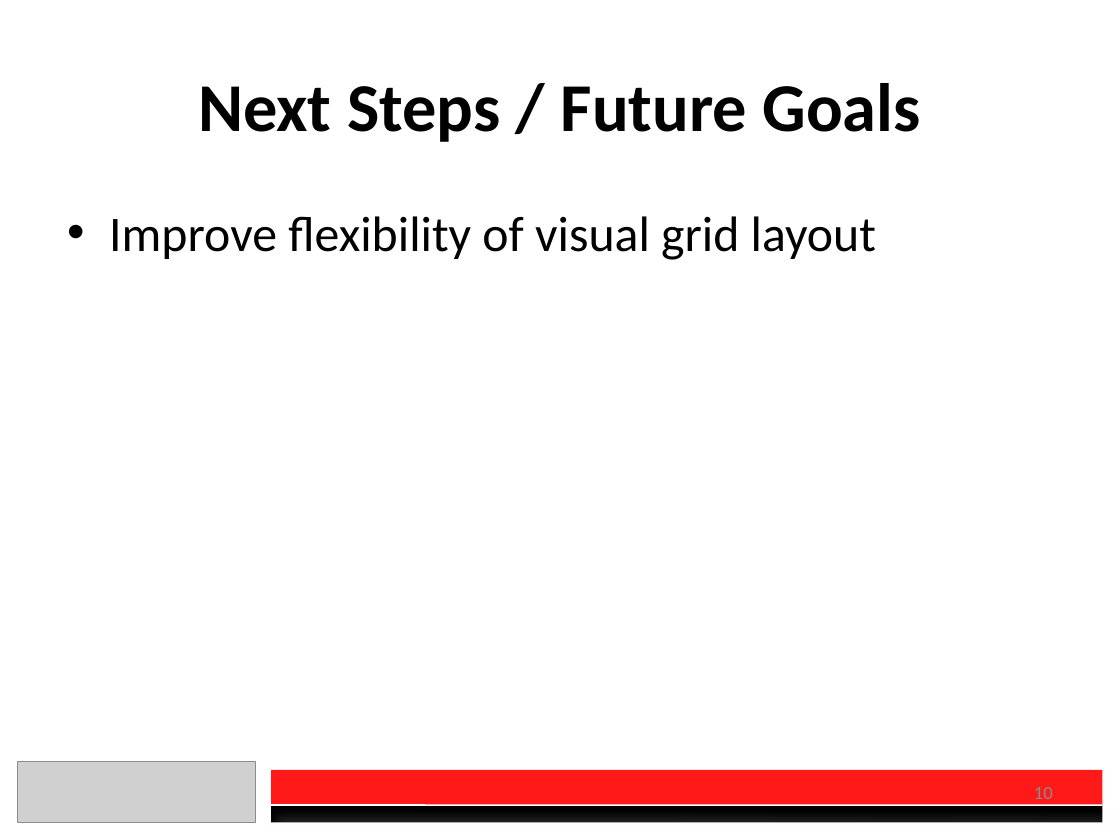
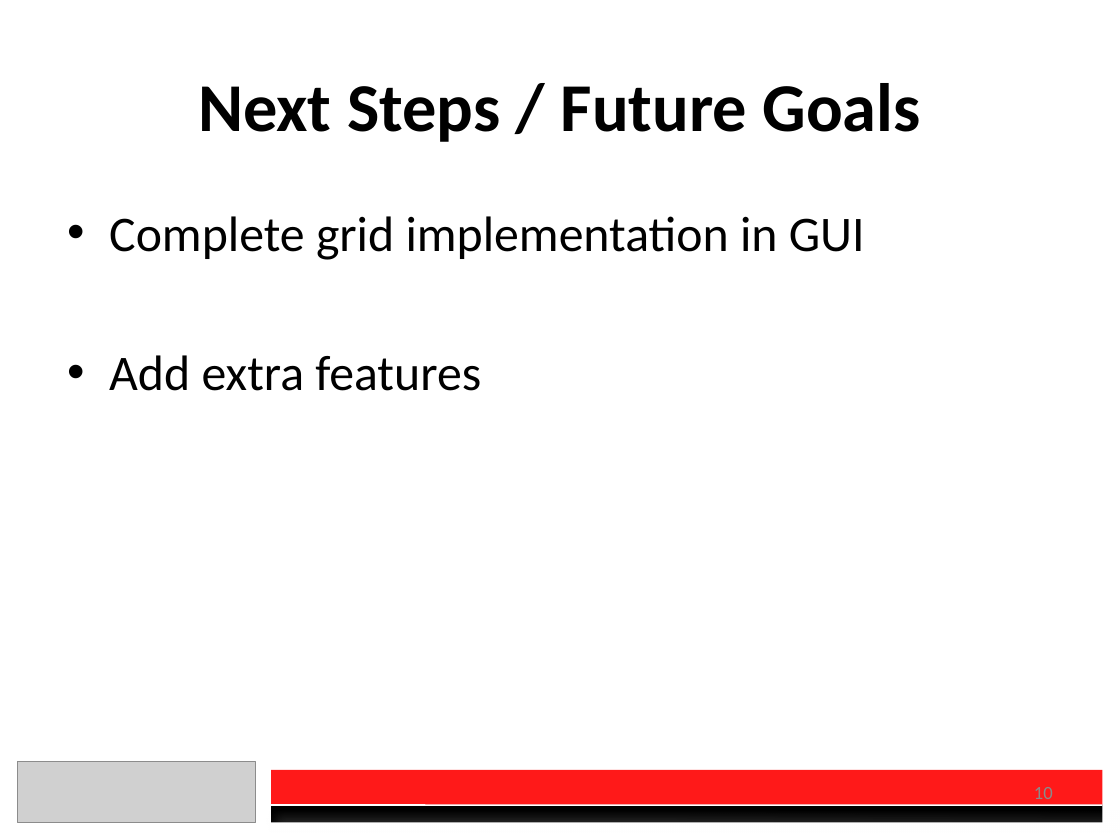
Before and after one commit to DanielSauve/OEC2017, a slide deck: slide 10 of Presentation.pptx. Drawn at 1120x840 pixels with LibreOffice and Linux fonts; fonts in the diff are those of the drawing; grey boxes stand for pictures. Boxes give left, top, right and bottom in pixels: in the first picture for what was removed or moved away, otherwise in the second. Text is boxed around its words. In the diff, an @@ line names an element or a change of style, - is before the commit and + after.

```diff
--- a/Presentation.pptx
+++ b/Presentation.pptx
@@ text at bbox=[109, 216, 865, 391]: text changed @@
-• Improve flexibility of visual grid layout
+• Complete grid implementation in GUI
+• Add extra features
```
Also in this commit, not shown: 3 other slides changed, 3 slides added, 3 slides removed, 1 other file.
